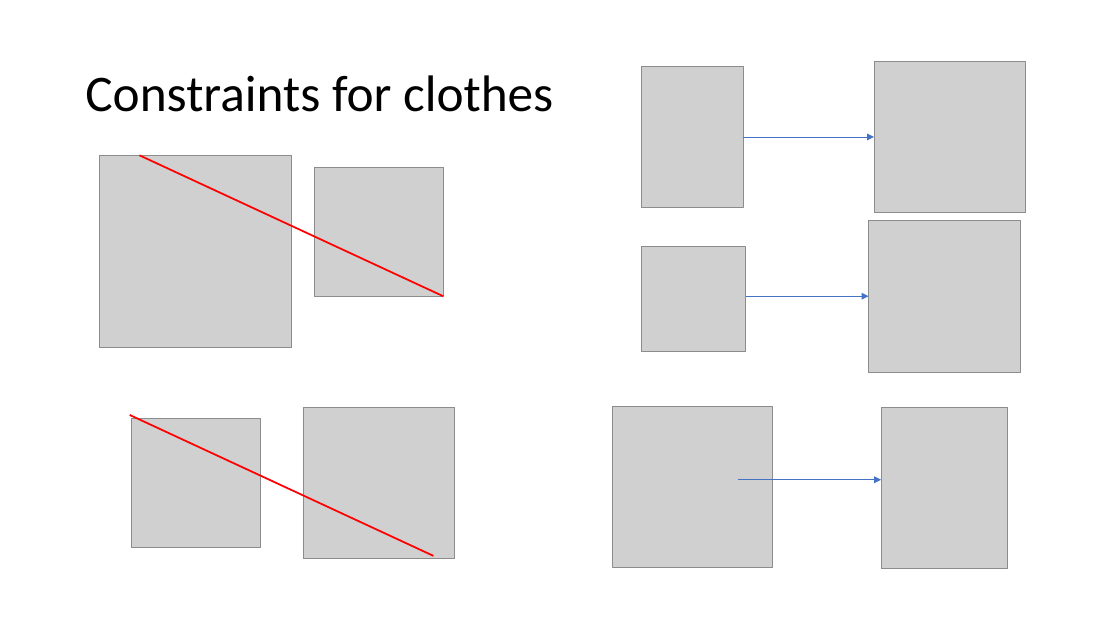
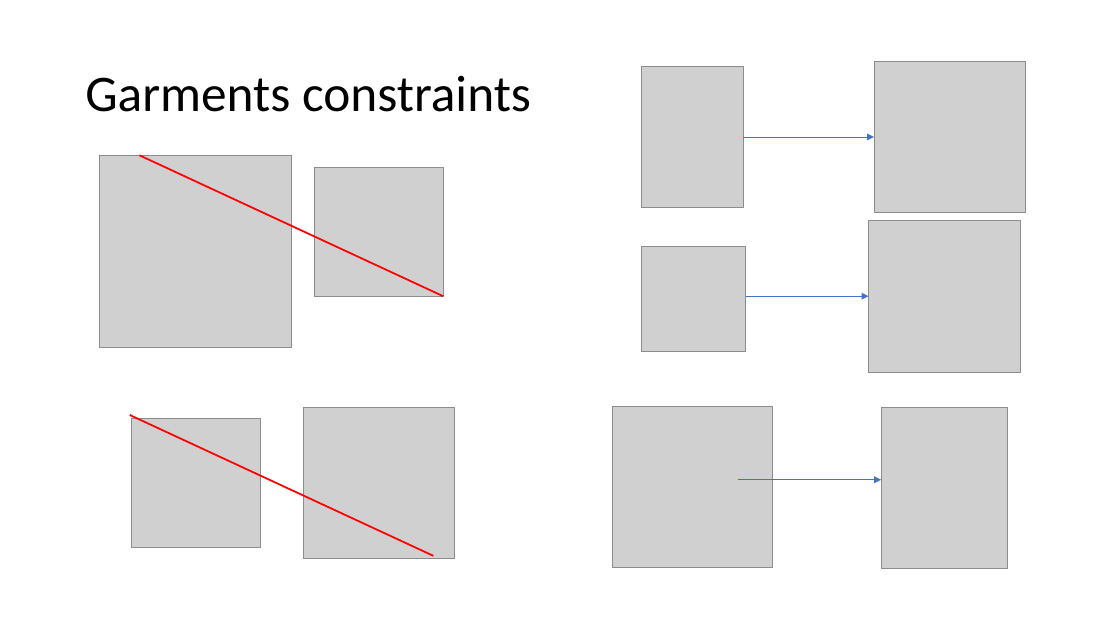
Before and after one commit to Steeven9/toc-satsolver, a slide deck: slide 7 of docs/Presentation/TOC-Presentation.pptx. Drawn at 1120x630 pixels with LibreOffice and Linux fonts; fonts in the diff are those of the drawing; grey boxes stand for pictures. Boxes give left, top, right and bottom in pixels: in the first picture for what was removed or moved away, otherwise in the second. Text is boxed around its words. In the diff, an @@ line names an element or a change of style, - is before the commit and + after.

```diff
--- a/docs/Presentation/TOC-Presentation.pptx
+++ b/docs/Presentation/TOC-Presentation.pptx
@@ title at [85,75,531,112]: text changed @@
-Constraints for clothes
+Garments constraints
```
Also in this commit, not shown: 9 other slides changed, 1 slide added, 1 slide removed, 3 other files.
